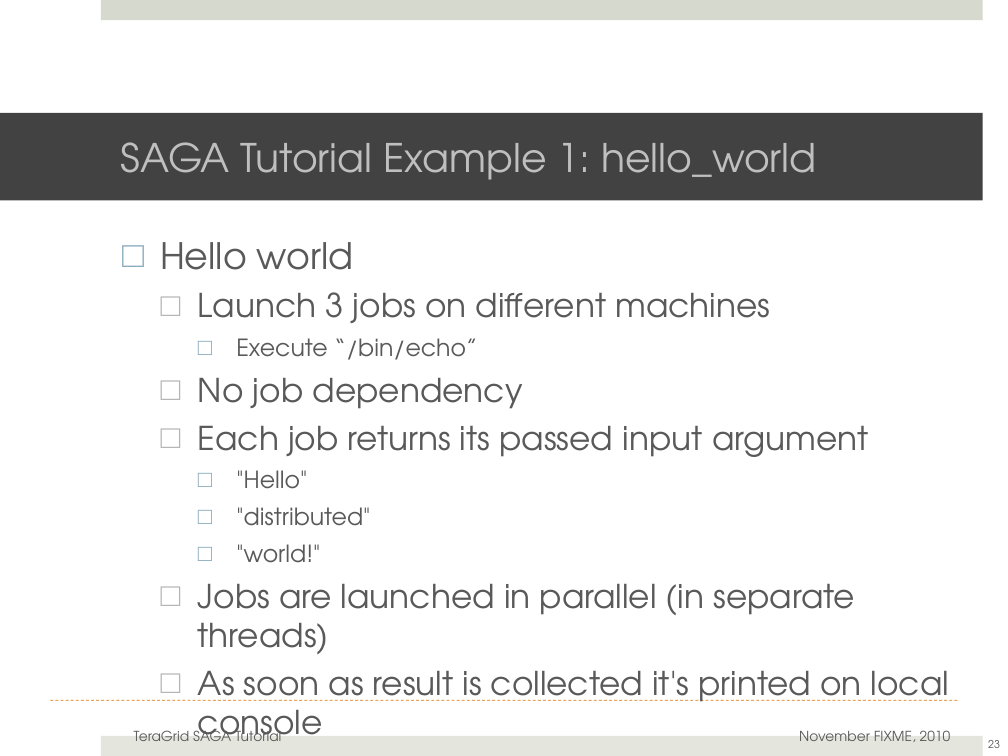
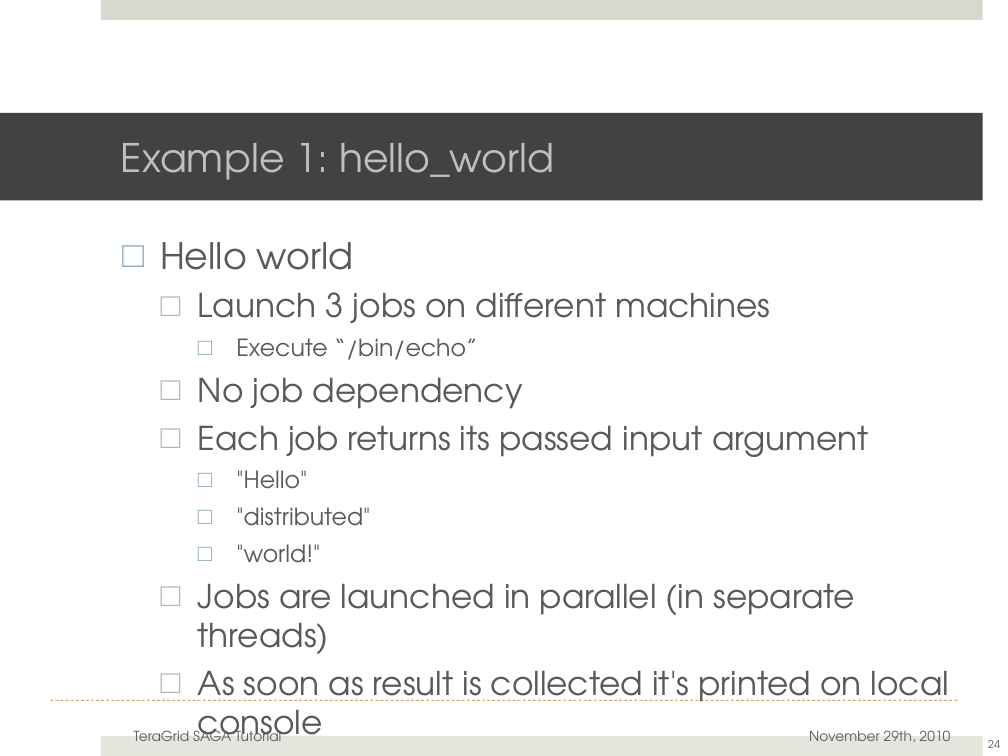
Before and after one commit to saga-project/saga-cpp-legacy-projects, a slide deck: slide 24 of tutorial/general_tutorial/SAGA-API-levels.pptx (slide 23 before the commit). Drawn at 1008x756 pixels with LibreOffice and Linux fonts; fonts in the diff are those of the drawing; background and template pictures are left out. Boxes give left, top, right and bottom in pixels: in the first picture for what was removed or moved away, otherwise in the second. Text is boxed around its words. In the diff, an @@ line names an element or a change of style, - is before the commit and + after.

Commit message:
Updating examples, minor changes

```diff
--- a/tutorial/general_tutorial/SAGA-API-levels.pptx
+++ b/tutorial/general_tutorial/SAGA-API-levels.pptx
@@ title at (121, 143, 554, 180): text changed @@
-SAGA Tutorial Example 1: hello_world
+Example 1: hello_world
@@ text at (809, 731, 951, 742): text changed @@
-November FIXME, 2010
+November 29th, 2010
@@ page number at (988, 740, 1000, 748): text changed @@
-23
+24
```
Also in this commit, not shown: 25 other slides changed, 1 slide added, 1 other file.
